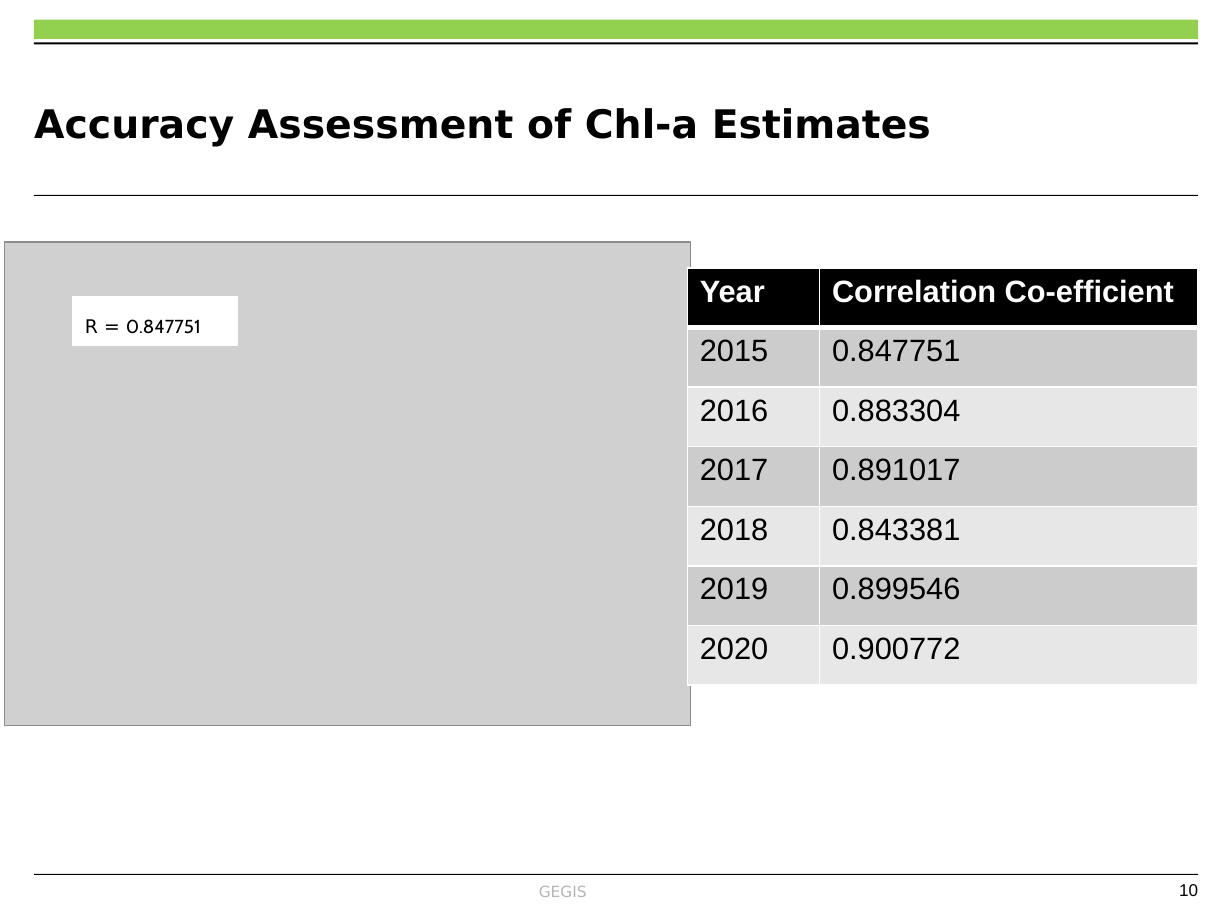
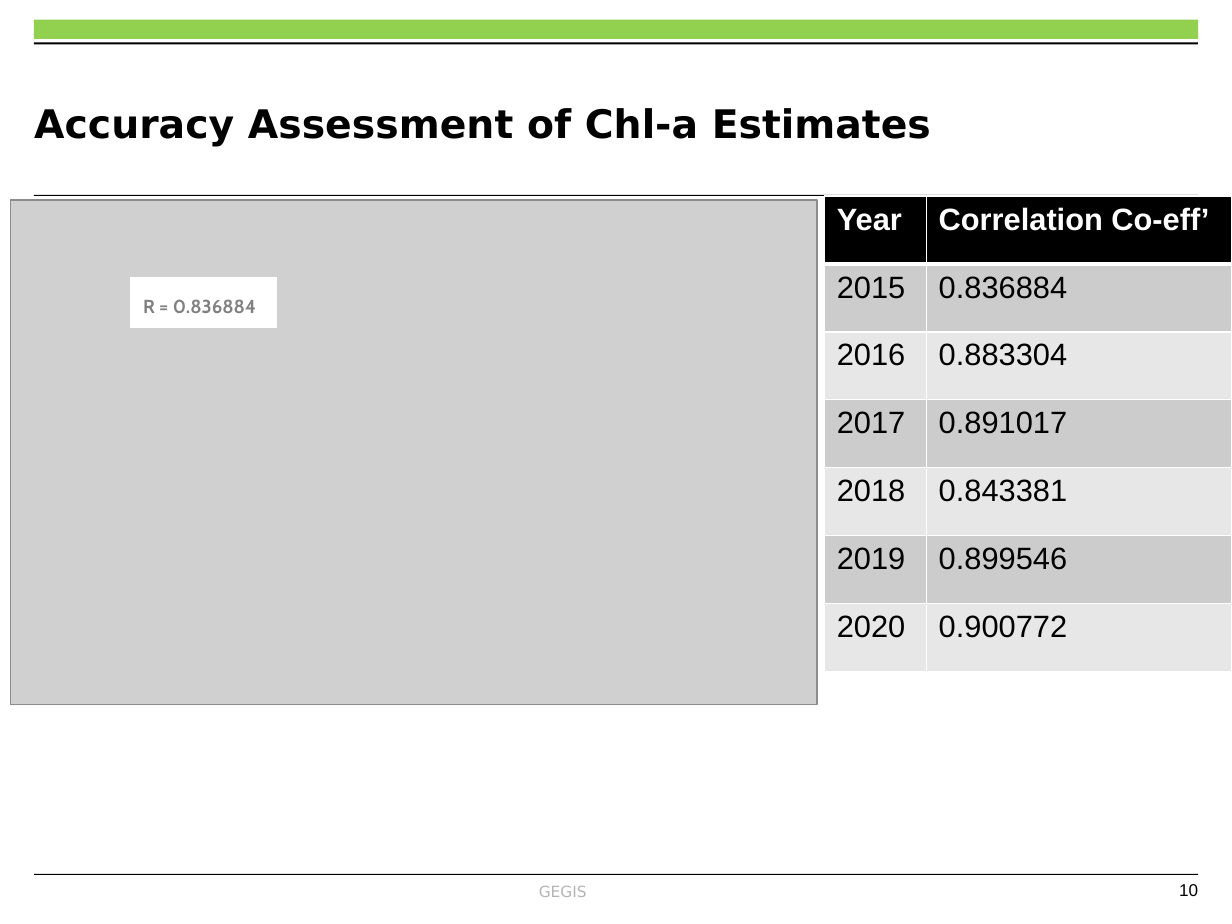
Before and after one commit to OkomoJacob/FinalYearProject, a slide deck: slide 10 of Dr. E Nduati, Superviser/Submissions/ENC222-0149_2017_OKOMO_JACOB_1234_Progress_2.pptx. Drawn at 1232x924 pixels with LibreOffice and Linux fonts; fonts in the diff are those of the drawing; grey boxes stand for pictures; background and template pictures are left out. Boxes give left, top, right and bottom in pixels: in the first picture for what was removed or moved away, otherwise in the second. Text is boxed around its words. In the diff, an @@ line names an element or a change of style, - is before the commit and + after.

```diff
--- a/Dr. E Nduati, Superviser/Submissions/ENC222-0149_2017_OKOMO_JACOB_1234_Progress_2.pptx
+++ b/Dr. E Nduati, Superviser/Submissions/ENC222-0149_2017_OKOMO_JACOB_1234_Progress_2.pptx
@@ picture: place and size @@
-picture at [4, 241, 690, 726]
+picture at [10, 200, 817, 703]
@@ table at [824, 196, 1232, 671] @@
-row 1, column 2: Correlation Co-efficient
+row 1, column 2: Correlation Co-eff’
-row 2, column 2: 0.847751
+row 2, column 2: 0.836884
@@ table: place and size @@
-table at [687, 269, 1198, 686]
+table at [824, 196, 1232, 671]
@@ rectangle "R = 0.836884": place and size @@
-rectangle "R = 0.836884" at [73, 297, 238, 345]
+rectangle "R = 0.836884" at [131, 277, 276, 326]
@@ text in rectangle at [143, 299, 256, 313]: text changed; text colour #000000 to #808080; bold on @@
-R = 0.847751
+R = 0.836884
```
Also in this commit, not shown: 11 other slides changed, 2 slides added, 5 other files.
